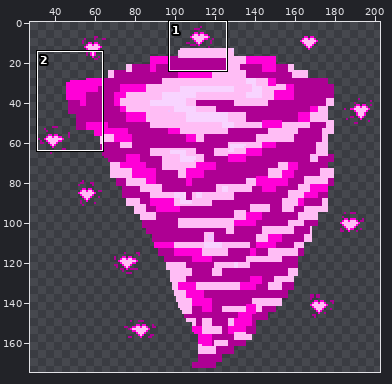
Pixel-art file, stored at resources/sprites/pomponina/pomponinaAttack.aseprite. Above: a wide view before the commit, with the close-up outlined.
Close-up. Before:
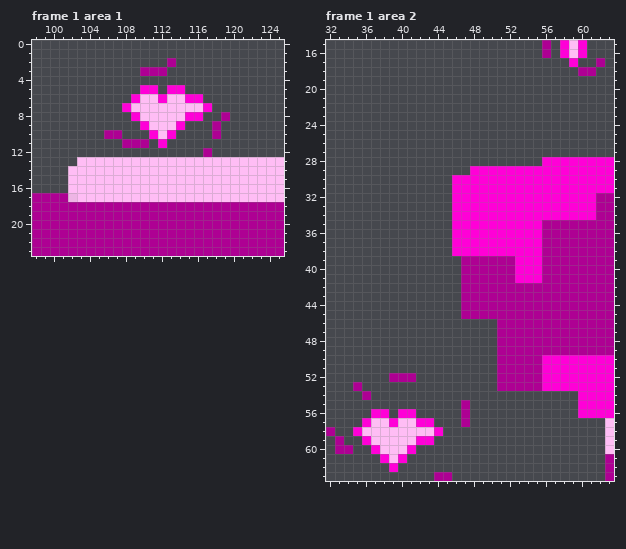
250x175 pixels, 2 frames. Colours within 5 levels of each other are drawn and written as one. Shown: frame 1 area 1: x 98..125, y 0..23; frame 1 area 2: x 32..63, y 15..63. The wide view leaves out empty margins. The commit also changed other frames or places, which this record leaves out.
Once edited:
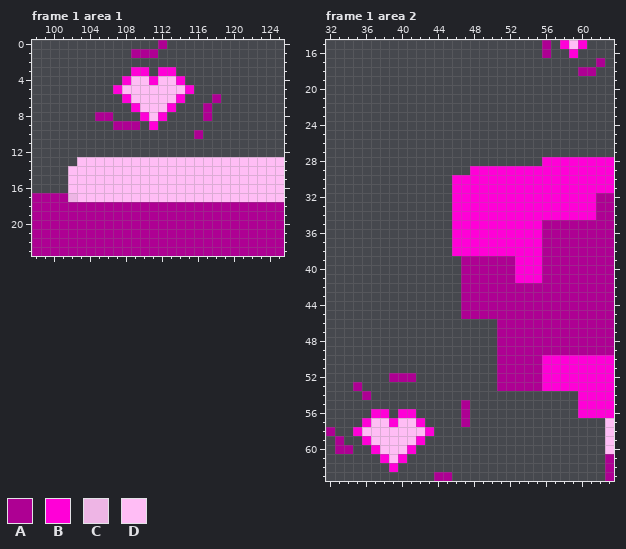
Palette (. is transparent): A #ae0093  B #ff00d7  C #eeb5e5  D #ffbdf5
Message: Combate Pomponina y otros arreglos
Change:
{"where": "frame 1 area 1"}
{"frame":1,"y":0,"x":112,"old":".","new":"A"}
{"frame":1,"y":1,"x":109,"old":"...","new":"AAA"}
{"frame":1,"y":2,"x":113,"old":"A","new":"."}
{"frame":1,"y":3,"x":109,"old":".AAA.","new":"BB.BB"}
{"frame":1,"y":4,"x":108,"old":".......","new":"BDDBDDB"}
{"frame":1,"y":5,"x":107,"old":"...BB.BB.","new":"BDDDDDDDB"}
{"frame":1,"y":6,"x":108,"old":".B","new":"BD"}
{"frame":1,"y":6,"x":112,"old":"B","new":"D"}
{"frame":1,"y":6,"x":114,"old":"DBB","new":"B.."}
{"frame":1,"y":6,"x":118,"old":".","new":"A"}
{"frame":1,"y":7,"x":108,"old":"BD","new":".B"}
{"frame":1,"y":7,"x":113,"old":"DDDDB","new":"B...A"}
{"frame":1,"y":8,"x":105,"old":"..","new":"AA"}
{"frame":1,"y":8,"x":109,"old":"BD","new":".B"}
{"frame":1,"y":8,"x":112,"old":"DDDBB.","new":"B....A"}
{"frame":1,"y":8,"x":119,"old":"A","new":"."}
{"frame":1,"y":9,"x":107,"old":"...BDDDB","new":"AAA.B..."}
{"frame":1,"y":9,"x":118,"old":"A","new":"."}
{"frame":1,"y":10,"x":106,"old":"AA","new":".."}
{"frame":1,"y":10,"x":111,"old":"BDB","new":"..."}
{"frame":1,"y":10,"x":116,"old":".","new":"A"}
{"frame":1,"y":10,"x":118,"old":"A","new":"."}
{"frame":1,"y":11,"x":108,"old":"AAA","new":"..."}
{"frame":1,"y":11,"x":112,"old":"B","new":"."}
{"frame":1,"y":12,"x":117,"old":"A","new":"."}
{"where": "frame 1 area 2"}
{"frame":1,"y":16,"x":58,"old":"BDB","new":".B."}
{"frame":1,"y":17,"x":59,"old":"B","new":"."}
{"frame":1,"y":57,"x":43,"old":"B","new":"."}
{"frame":1,"y":58,"x":43,"old":"DB","new":"B."}
{"frame":1,"y":59,"x":43,"old":"B","new":"."}
{"label":"changed","picture_box":[95,40,230,157]}
{"label":"changed","picture_box":[560,49,587,67]}
{"label":"changed","picture_box":[425,418,443,445]}
